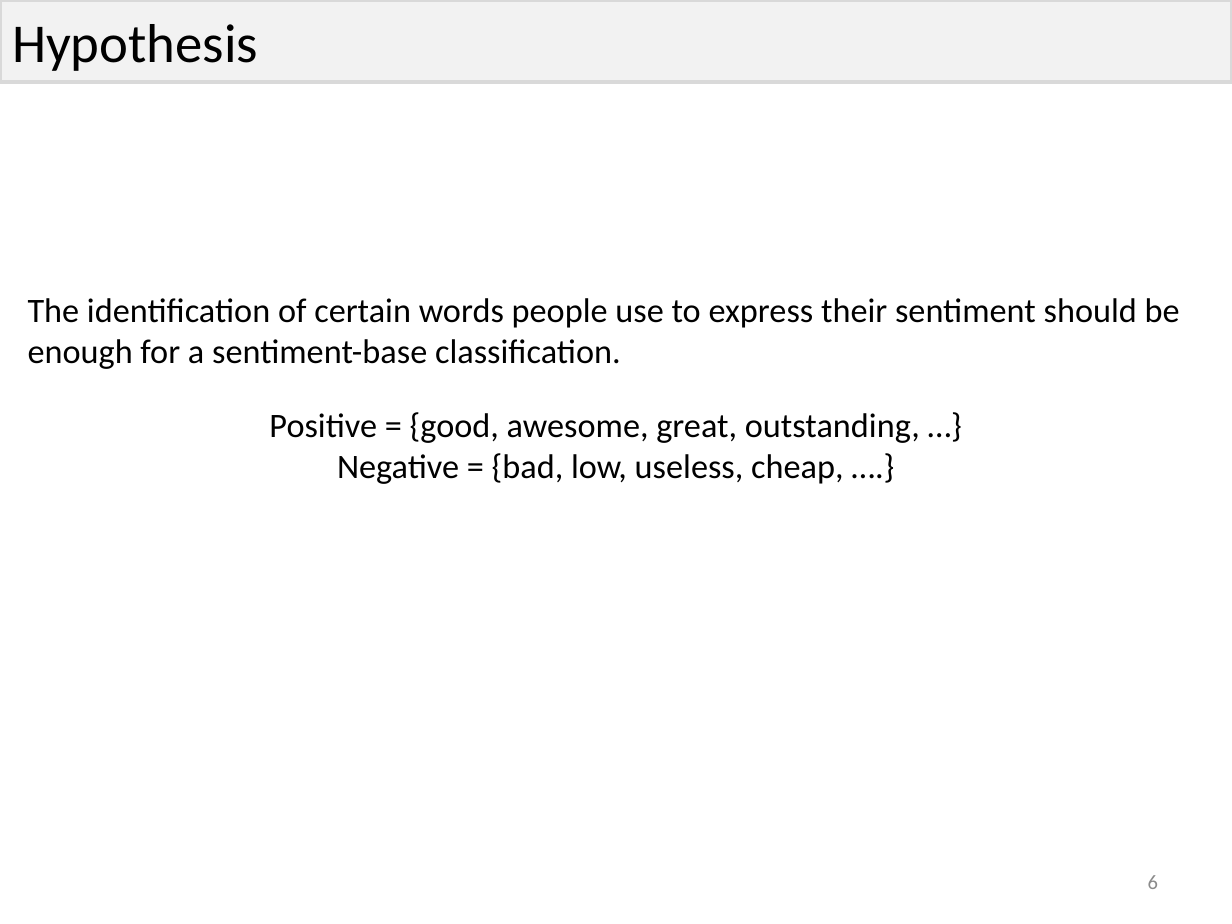
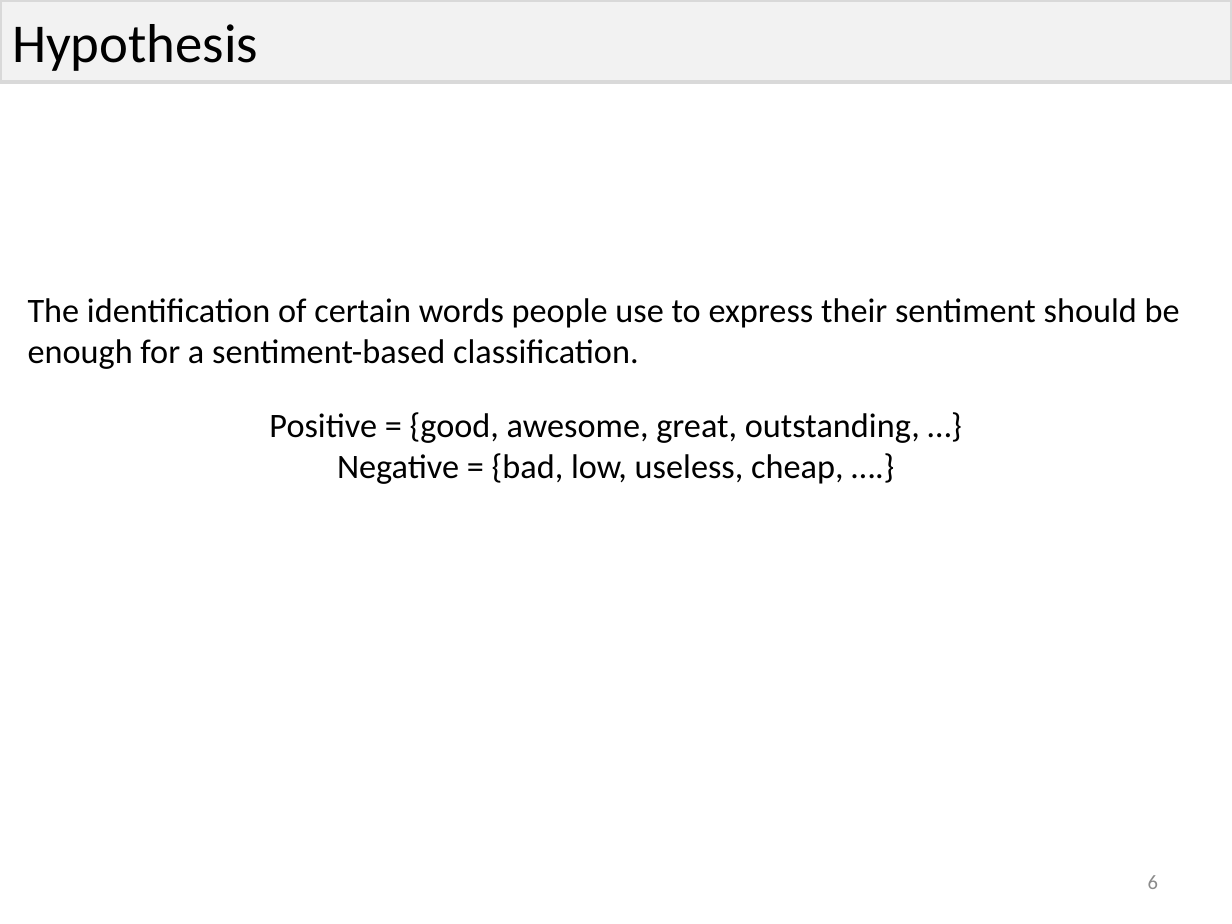
Before and after one commit to phvargas/cs834-f16, a slide deck: slide 6 of presentation-4/presentation4.pptx. Drawn at 1232x924 pixels with LibreOffice and Linux fonts; fonts in the diff are those of the drawing. Boxes give left, top, right and bottom in pixels: in the first picture for what was removed or moved away, otherwise in the second. Text is boxed around its words. In the diff, an @@ line names an element or a change of style, - is before the commit and + after.

```diff
--- a/presentation-4/presentation4.pptx
+++ b/presentation-4/presentation4.pptx
@@ text at [28,298,1180,369]: text changed @@
-The identification of certain words people use to express their sentiment should be enough for a sentiment-base classification.
+The identification of certain words people use to express their sentiment should be enough for a sentiment-based classification.
```
Also in this commit, not shown: 6 other slides changed.
